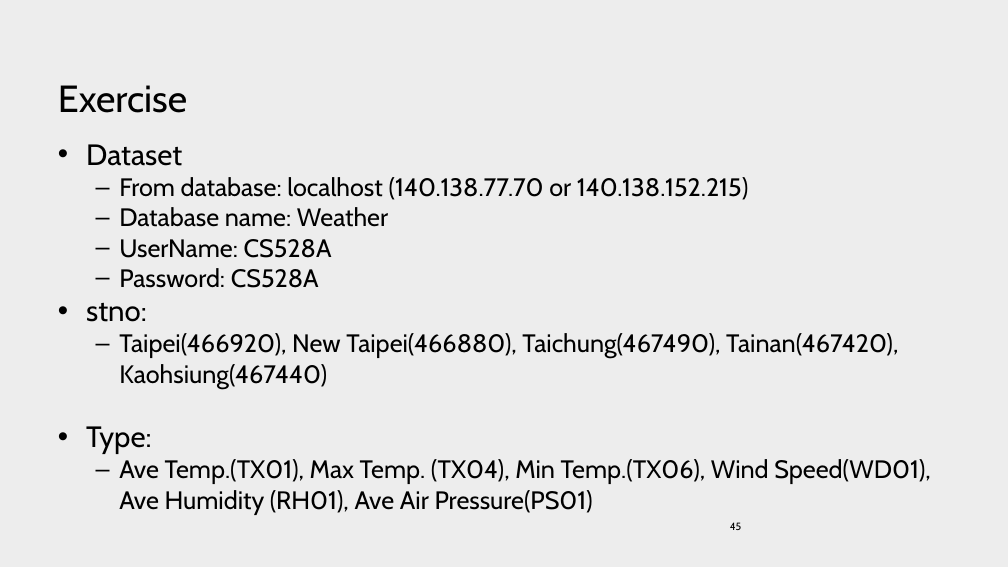
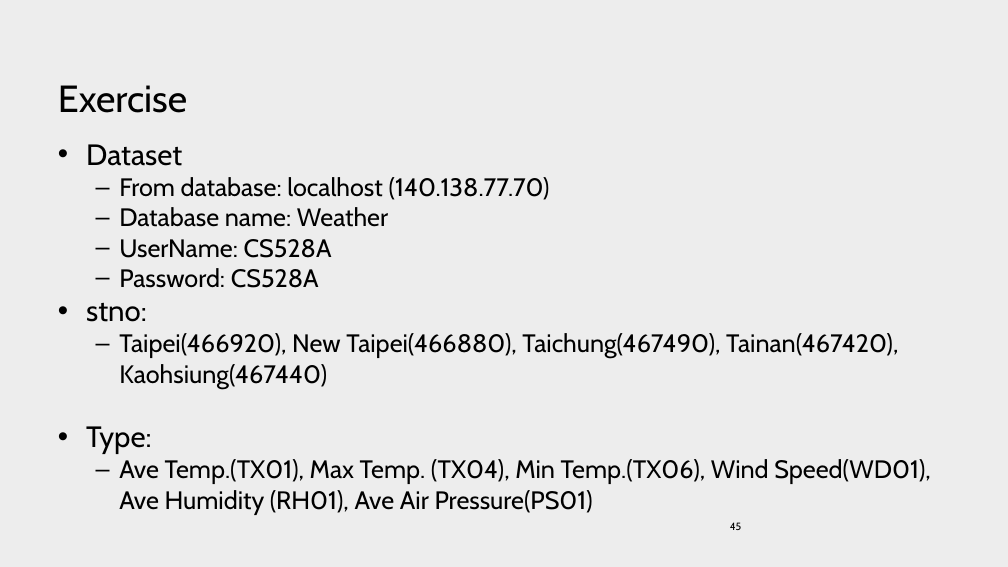
Before and after one commit to PasserbyCat/school, a slide deck: slide 45 of Big_Data_Analytics/5. RShiny/RShiny.pptx. Drawn at 1008x567 pixels with LibreOffice and Linux fonts; fonts in the diff are those of the drawing; background and template pictures are left out. Boxes give left, top, right and bottom in pixels: in the first picture for what was removed or moved away, otherwise in the second. Text is boxed around its words. In the diff, an @@ line names an element or a change of style, - is before the commit and + after.

```diff
--- a/Big_Data_Analytics/5. RShiny/RShiny.pptx
+++ b/Big_Data_Analytics/5. RShiny/RShiny.pptx
@@ text at bbox=[119, 177, 550, 200]: text changed @@
-  – From database: localhost (140.138.77.70 or 140.138.152.215)
+  – From database: localhost (140.138.77.70)
```
Also in this commit, not shown: 11 other files.
